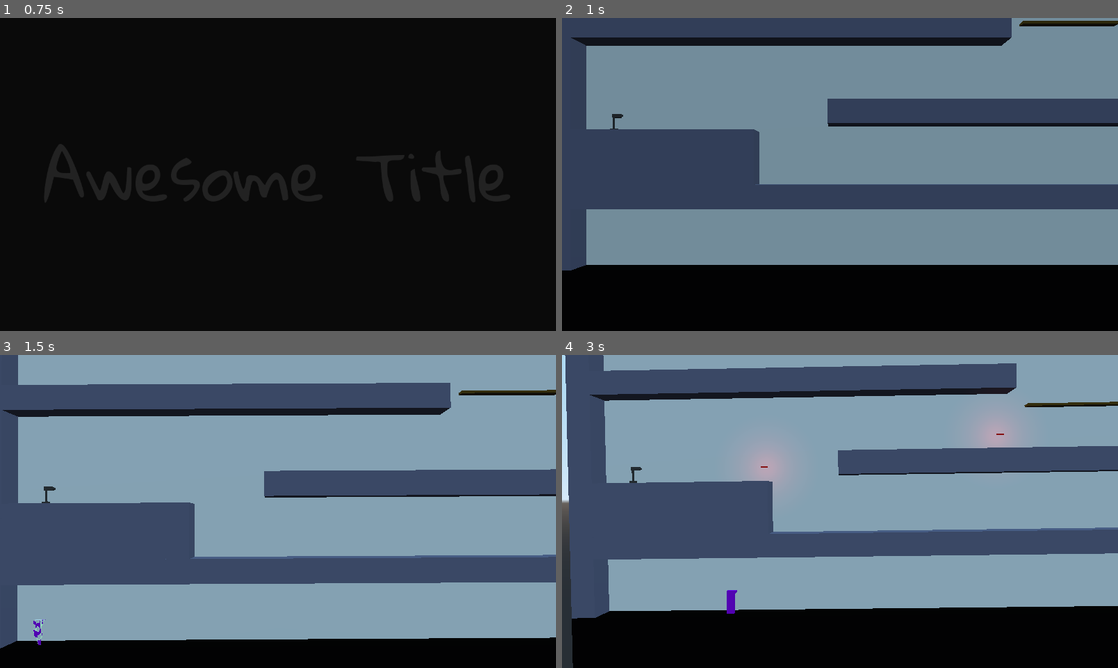
Above: before the commit, frames 1-4 (two rows, left to right).
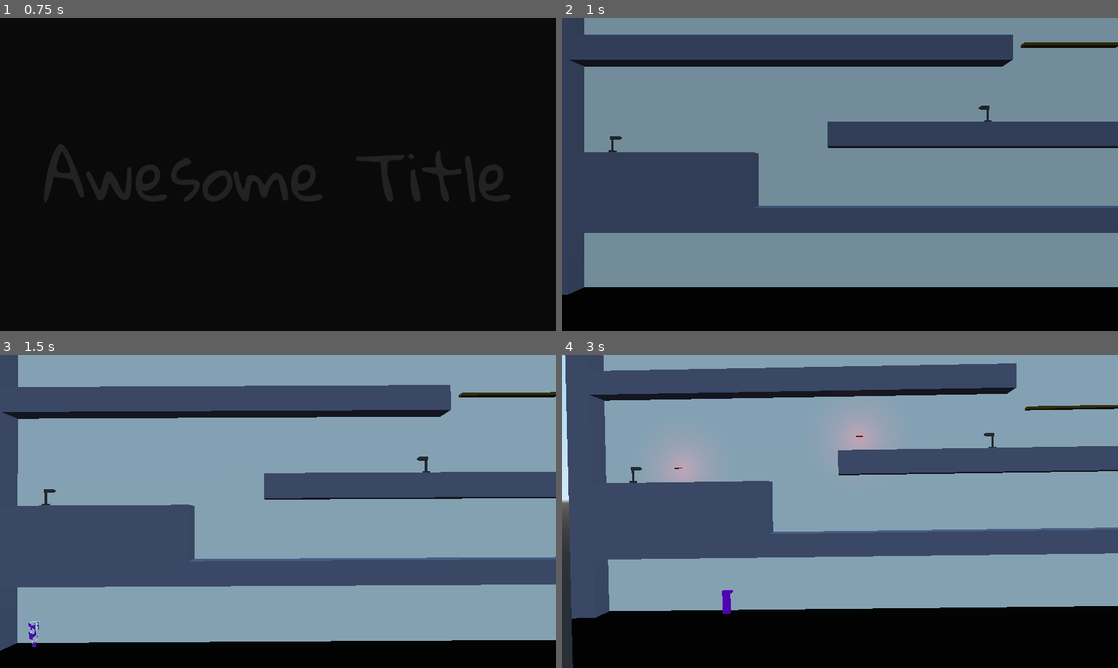
Above: after the commit, the same moments.

Repository: dsaltares/ludumdare-47
Game: Godot game, scene res://Main.tscn
The game is run twice, just before and just after one commit, with the same random seed, the same clock (stepped at 60 frames per second) and the same inputs. Sound files missing from this copy of the repository are replaced by a short silence.
Inputs:
- Up to frame 1 (0.75 s): tap Enter (ui_accept) at 0.5 s; hold D (move_right) from 0.53 s (still down); tap N (new_run) at 0.6 s
- Up to frame 2 (1 s): keep holding D (move_right); tap Space (jump) at 0.77 s
- Up to frame 3 (1.5 s): release D (move_right) at 1.28 s; hold A (move_left) from 1.28 s (still down); tap C (shake) at 1.35 s
- Up to frame 4 (3 s): tap Space (jump) at 1.52 s; release A (move_left) at 2.03 s; hold D (move_right) from 2.03 s (still down); tap N (new_run) at 2.1 s; tap C (shake) at 2.85 s

Frame 1 is identical in both runs. In frame 2, 42% of the frame differs, in the area x 0-100%, y 0-89%; in frame 3, 5.8%; in frame 4, 3.3%.

Commit message:
finish level layout (pending tweaks)

Diff:
--- a/game/ExitPortal/ExitPortal.gd
+++ b/game/ExitPortal/ExitPortal.gd
@@ -1,4 +1,6 @@
 extends Spatial
+
+export var NUM_REQUIRED_KEYS := 1
 
 onready var light_left := $Graphics/PillarLeft/LightLeft
 onready var light_right := $Graphics/PillarRight/LightRight
@@ -7,7 +9,6 @@
 onready var left_light_tween := $LeftLightTween
 onready var player_interact_area := $PlayerInteractArea
 
-const NUM_REQUIRED_KEYS := 1
 const OPEN_COLOR := Color.greenyellow
 const CLOSED_COLOR := Color.red
 const TWEEN_DURATION := 0.5
--- a/game/Level/Level.tscn
+++ b/game/Level/Level.tscn
@@ -9,6 +9,7 @@
 [ext_resource path="res://Environment/Door.tscn" type="PackedScene" id=7]
 [ext_resource path="res://Environment/Key.tscn" type="PackedScene" id=8]
 [ext_resource path="res://LaserTurret/LaserTurret.tscn" type="PackedScene" id=9]
+[ext_resource path="res://ExitPortal/ExitPortal.tscn" type="PackedScene" id=10]
 
 [sub_resource type="SpatialMaterial" id=1]
 albedo_color = Color( 0, 0, 0, 1 )
@@ -25,7 +26,7 @@
 script = ExtResource( 5 )
 
 [node name="Player" parent="." instance=ExtResource( 6 )]
-transform = Transform( 1, 0, 0, 0, 1, 0, 0, 0, 1, -45.615, 0.697054, 0 )
+transform = Transform( 1, 0, 0, 0, 1, 0, 0, 0, 1, -46, 0, 0 )
 MAX_RUNNING_SPEED = 15.0
 MAX_FALLING_SPEED = 25.0
 TIME_TO_MAX_SPEED = 0.25
@@ -41,6 +42,10 @@
 transform = Transform( 100, 0, 0, 0, 50, 0, 0, 0, 1, 0, -25, 0 )
 material/0 = SubResource( 1 )
 
+[node name="Ceiling" parent="Environment/LevelBounds" instance=ExtResource( 1 )]
+transform = Transform( 100, 0, 0, 0, 50, 0, 0, 0, 1, 0, 75, 0 )
+material/0 = SubResource( 1 )
+
 [node name="BackWall" parent="Environment/LevelBounds" instance=ExtResource( 1 )]
 transform = Transform( 100, 0, 0, 0, 50, 0, 0, 0, 1, 0, 25, -3 )
 material/0 = SubResource( 2 )
@@ -77,65 +82,146 @@
 [node name="Floor7" parent="Environment/Floors" instance=ExtResource( 1 )]
 transform = Transform( 30, 0, 0, 0, 2, 0, 0, 0, 1, 23.5, 20, 0 )
 
-[node name="ButtonPlatform1" parent="Environment" instance=ExtResource( 2 )]
+[node name="Floor8" parent="Environment/Floors" instance=ExtResource( 1 )]
+transform = Transform( 8, 0, 0, 0, 6, 0, 0, 0, 1, -35, 29, 0 )
+
+[node name="Floor9" parent="Environment/Floors" instance=ExtResource( 1 )]
+transform = Transform( 29.4, 0, 0, 0, 2, 0, 0, 0, 1, -16.2998, 27, 0 )
+
+[node name="Floor10" parent="Environment/Floors" instance=ExtResource( 1 )]
+transform = Transform( 8, 0, 0, 0, 6, 0, 0, 0, 1, 2.4, 29, 0 )
+
+[node name="Floor11" parent="Environment/Floors" instance=ExtResource( 1 )]
+transform = Transform( 45.4, 0, 0, 0, 2, 0, 0, 0, 1, -16.3, 39, 0 )
+
+[node name="Floor12" parent="Environment/Floors" instance=ExtResource( 1 )]
+transform = Transform( 8, 0, 0, 0, 14, 0, 0, 0, 1, 10.4, 33, 0 )
+
+[node name="Floor13" parent="Environment/Floors" instance=ExtResource( 1 )]
+transform = Transform( 33.6, 0, 0, 0, 2, 0, 0, 0, 1, 31.2, 27, 0 )
+
+[node name="Floor14" parent="Environment/Floors" instance=ExtResource( 1 )]
+transform = Transform( 12, 0, 0, 0, 4.5, 0, 0, 0, 1, 42, 30.25, 0 )
+
+[node name="Keys" type="Spatial" parent="Environment"]
+
+[node name="Key1" parent="Environment/Keys" instance=ExtResource( 8 )]
+transform = Transform( 1, 0, 0, 0, 1, 0, 0, 0, 1, 44, 8.5, 0 )
+
+[node name="Key2" parent="Environment/Keys" instance=ExtResource( 8 )]
+transform = Transform( 1, 0, 0, 0, 1, 0, 0, 0, 1, 11, 15.5, 0 )
+
+[node name="Key3" parent="Environment/Keys" instance=ExtResource( 8 )]
+transform = Transform( 1, 0, 0, 0, 1, 0, 0, 0, 1, 2.4, 33.5, 0 )
+
+[node name="Traps" type="Spatial" parent="Environment"]
+
+[node name="LaserTurret" parent="Environment/Traps" instance=ExtResource( 9 )]
+transform = Transform( 1, 0, 0, 0, 1, 0, 0, 0, 1, -45, 11.5, 0 )
+shooting_rate = 2.0
+
+[node name="LaserTurret2" parent="Environment/Traps" instance=ExtResource( 9 )]
+transform = Transform( -1, 0, -3.25841e-07, 0, 1, 0, 3.25841e-07, 0, -1, -13.6604, 14, 0 )
+shooting_rate = 1.5
+
+[node name="LaserTurret3" parent="Environment/Traps" instance=ExtResource( 9 )]
+transform = Transform( -1, 0, -3.25841e-07, 0, 1, 0, 3.25841e-07, 0, -1, 10.4, 40, 0 )
+shooting_rate = 1.25
+
+[node name="Spikes" parent="Environment/Traps" instance=ExtResource( 3 )]
+transform = Transform( 1, 0, 0, 0, 1, 0, 0, 0, 1, 16, 14, 0 )
+start_idle = true
+
+[node name="Spikes2" parent="Environment/Traps" instance=ExtResource( 3 )]
+transform = Transform( 1, 0, 0, 0, 1, 0, 0, 0, 1, 23, 14, 0 )
+
+[node name="Spikes3" parent="Environment/Traps" instance=ExtResource( 3 )]
+transform = Transform( 1, 0, 0, 0, 1, 0, 0, 0, 1, 30, 14, 0 )
+start_idle = true
+
+[node name="Spikes4" parent="Environment/Traps" instance=ExtResource( 3 )]
+transform = Transform( 1, 0, 0, 0, 1, 0, 0, 0, 1, 37, 14, 0 )
+
+[node name="Spikes5" parent="Environment/Traps" instance=ExtResource( 3 )]
+transform = Transform( 1, 0, 0, 0, 1, 0, 0, 0, 1, -29.5, 28, 0 )
+
+[node name="Spikes6" parent="Environment/Traps" instance=ExtResource( 3 )]
+transform = Transform( 1, 0, 0, 0, 1, 0, 0, 0, 1, -26.5, 28, 0 )
+
+[node name="Spikes7" parent="Environment/Traps" instance=ExtResource( 3 )]
+transform = Transform( 1, 0, 0, 0, 1, 0, 0, 0, 1, -23.5, 28, 0 )
+
+[node name="Spikes8" parent="Environment/Traps" instance=ExtResource( 3 )]
+transform = Transform( 1, 0, 0, 0, 1, 0, 0, 0, 1, -20.5, 28, 0 )
+
+[node name="Spikes9" parent="Environment/Traps" instance=ExtResource( 3 )]
+transform = Transform( 1, 0, 0, 0, 1, 0, 0, 0, 1, -17.5, 28, 0 )
+
+[node name="Spikes10" parent="Environment/Traps" instance=ExtResource( 3 )]
+transform = Transform( 1, 0, 0, 0, 1, 0, 0, 0, 1, -14.5, 28, 0 )
+
+[node name="Spikes11" parent="Environment/Traps" instance=ExtResource( 3 )]
+transform = Transform( 1, 0, 0, 0, 1, 0, 0, 0, 1, -11.5, 28, 0 )
+
+[node name="Spikes12" parent="Environment/Traps" instance=ExtResource( 3 )]
+transform = Transform( 1, 0, 0, 0, 1, 0, 0, 0, 1, -8.5, 28, 0 )
+
+[node name="Spikes13" parent="Environment/Traps" instance=ExtResource( 3 )]
+transform = Transform( 1, 0, 0, 0, 1, 0, 0, 0, 1, -5.5, 28, 0 )
+
+[node name="Spikes14" parent="Environment/Traps" instance=ExtResource( 3 )]
+transform = Transform( 1, 0, 0, 0, 1, 0, 0, 0, 1, -2.5, 28, 0 )
+
+[node name="Mechanisms" type="Spatial" parent="Environment"]
+
+[node name="ButtonPlatform1" parent="Environment/Mechanisms" instance=ExtResource( 2 )]
 transform = Transform( 1, 0, 0, 0, 1, 0, 0, 0, 1, 0, 0.0569035, 0 )
 
-[node name="Platform1" parent="Environment" instance=ExtResource( 4 )]
+[node name="Platform1" parent="Environment/Mechanisms" instance=ExtResource( 4 )]
 transform = Transform( 4, 0, 0, 0, 1, 0, 0, 0, 1, 6.5, 6.5, 0 )
 idle_duration = 0.0
 move_to = Vector3( 0, -5, 0 )
 time = 3.0
 connected_to_button = true
 
-[node name="ButtonDoor1" parent="Environment" instance=ExtResource( 2 )]
+[node name="ButtonDoor1" parent="Environment/Mechanisms" instance=ExtResource( 2 )]
 transform = Transform( 1, 0, 0, 0, 1, 0, 0, 0, 1, 35, 7.1, 0 )
 
-[node name="Door1" parent="Environment" instance=ExtResource( 7 )]
+[node name="Door1" parent="Environment/Mechanisms" instance=ExtResource( 7 )]
 transform = Transform( 1, 0, 0, 0, 1, 0, 0, 0, 1, 40, 7, 0 )
 
-[node name="Platform2" parent="Environment" instance=ExtResource( 4 )]
+[node name="Platform2" parent="Environment/Mechanisms" instance=ExtResource( 4 )]
 transform = Transform( 4, 0, 0, 0, 1, 0, 0, 0, 1, -6.75, 20.5, 0 )
-move_to = Vector3( 0, -5.5, 0 )
-
-[node name="Platform3" parent="Environment" instance=ExtResource( 4 )]
+move_to = Vector3( 0, -6, 0 )
+
+[node name="Platform3" parent="Environment/Mechanisms" instance=ExtResource( 4 )]
 transform = Transform( 4, 0, 0, 0, 1, 0, 0, 0, 1, 43, 20.5, 0 )
 move_to = Vector3( 0, -6, 0 )
 
-[node name="LaserTurret" parent="Environment" instance=ExtResource( 9 )]
-transform = Transform( 1, 0, 0, 0, 1, 0, 0, 0, 1, -45, 11.5, 0 )
-shooting_rate = 1.5
-
-[node name="LaserTurret2" parent="Environment" instance=ExtResource( 9 )]
-transform = Transform( -1, 0, -3.25841e-07, 0, 1, 0, 3.25841e-07, 0, -1, -1.5, 14, 0 )
-shooting_rate = 1.5
-
-[node name="Spikes" parent="Environment" instance=ExtResource( 3 )]
-transform = Transform( 1, 0, 0, 0, 1, 0, 0, 0, 1, 16, 14, 0 )
-start_idle = true
-
-[node name="Spikes2" parent="Environment" instance=ExtResource( 3 )]
-transform = Transform( 1, 0, 0, 0, 1, 0, 0, 0, 1, 23, 14, 0 )
-
-[node name="Spikes3" parent="Environment" instance=ExtResource( 3 )]
-transform = Transform( 1, 0, 0, 0, 1, 0, 0, 0, 1, 30, 14, 0 )
-start_idle = true
-
-[node name="Spikes4" parent="Environment" instance=ExtResource( 3 )]
-transform = Transform( 1, 0, 0, 0, 1, 0, 0, 0, 1, 37, 14, 0 )
-
-[node name="Keys" type="Spatial" parent="Environment"]
-
-[node name="Key1" parent="Environment/Keys" instance=ExtResource( 8 )]
-transform = Transform( 1, 0, 0, 0, 1, 0, 0, 0, 1, 44, 8.5, 0 )
-
-[node name="Key2" parent="Environment/Keys" instance=ExtResource( 8 )]
-transform = Transform( 1, 0, 0, 0, 1, 0, 0, 0, 1, 11, 15.5, 0 )
+[node name="Platform4" parent="Environment/Mechanisms" instance=ExtResource( 4 )]
+transform = Transform( 4, 0, 0, 0, 1, 0, 0, 0, 1, -43.5, 39.5, 0 )
+move_to = Vector3( 0, -18.5, 0 )
+time = 4.0
+
+[node name="ButtonPlatform5" parent="Environment/Mechanisms" instance=ExtResource( 2 )]
+transform = Transform( 1, 0, 0, 0, 1, 0, 0, 0, 1, -35, 32.1, 0 )
+
+[node name="Platform5" parent="Environment/Mechanisms" instance=ExtResource( 4 )]
+transform = Transform( 4, 0, 0, 0, 1, 0, 0, 0, 1, -26, 31.5, 0 )
+move_to = Vector3( 20, 0, 0 )
+connected_to_button = true
 
 [node name="LoopTimer" type="Timer" parent="."]
 wait_time = 60.0
 one_shot = true
 autostart = true
-[connection signal="pressure_plate_activated" from="Environment/ButtonPlatform1" to="Environment/Platform1" method="_on_pressure_plate_activated"]
-[connection signal="pressure_plate_deactivated" from="Environment/ButtonPlatform1" to="Environment/Platform1" method="_on_pressure_plate_deactivated"]
-[connection signal="pressure_plate_activated" from="Environment/ButtonDoor1" to="Environment/Door1" method="_on_pressure_plate_activated"]
-[connection signal="pressure_plate_deactivated" from="Environment/ButtonDoor1" to="Environment/Door1" method="_on_pressure_plate_deactivated"]
+
+[node name="ExitPortal" parent="." instance=ExtResource( 10 )]
+transform = Transform( 1, 0, 0, 0, 1, 0, 0, 0, 1, 42, 32.5, 0 )
+NUM_REQUIRED_KEYS = 3
+[connection signal="pressure_plate_activated" from="Environment/Mechanisms/ButtonPlatform1" to="Environment/Mechanisms/Platform1" method="_on_pressure_plate_activated"]
+[connection signal="pressure_plate_deactivated" from="Environment/Mechanisms/ButtonPlatform1" to="Environment/Mechanisms/Platform1" method="_on_pressure_plate_deactivated"]
+[connection signal="pressure_plate_activated" from="Environment/Mechanisms/ButtonDoor1" to="Environment/Mechanisms/Door1" method="_on_pressure_plate_activated"]
+[connection signal="pressure_plate_deactivated" from="Environment/Mechanisms/ButtonDoor1" to="Environment/Mechanisms/Door1" method="_on_pressure_plate_deactivated"]
+[connection signal="pressure_plate_activated" from="Environment/Mechanisms/ButtonPlatform5" to="Environment/Mechanisms/Platform5" method="_on_pressure_plate_activated"]
+[connection signal="pressure_plate_deactivated" from="Environment/Mechanisms/ButtonPlatform5" to="Environment/Mechanisms/Platform5" method="_on_pressure_plate_deactivated"]
Not shown: 1 places in game/Level/Level.tscn that only renumber resources
